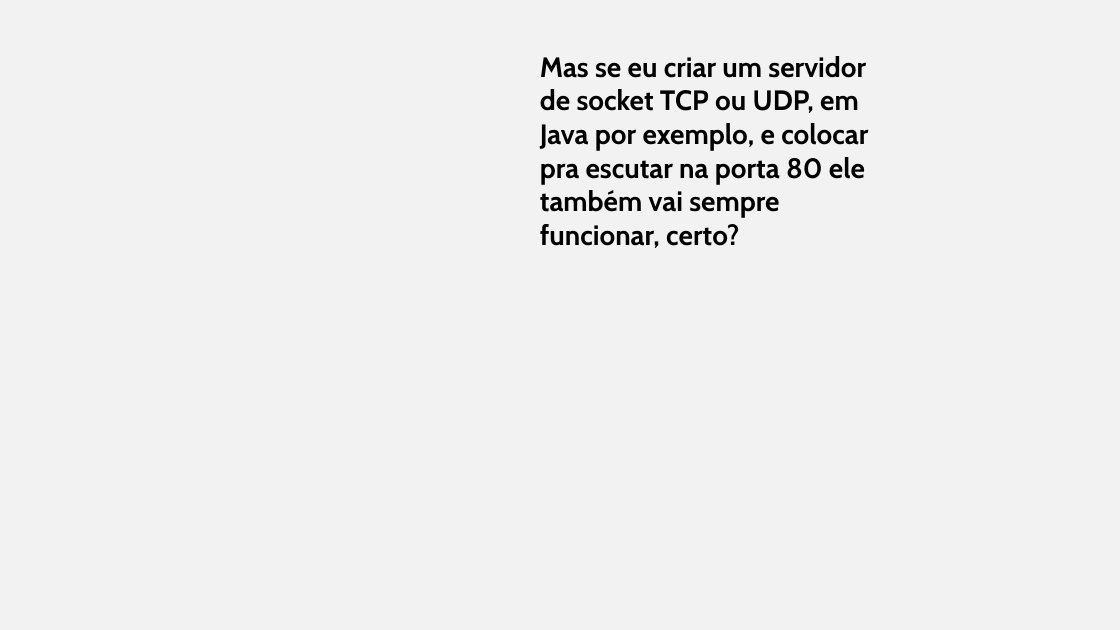
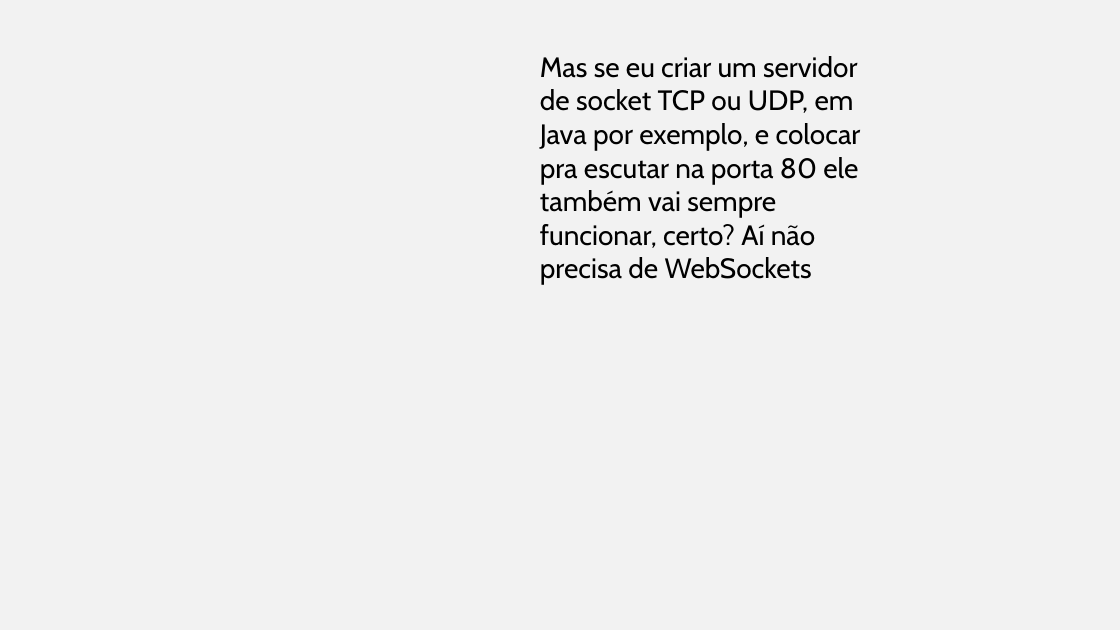
Before and after one commit to manoelcampos/sd-websockets, a slide deck: slide 6 of websocket.pptx (slide 5 before the commit). Drawn at 1120x630 pixels with LibreOffice and Linux fonts; fonts in the diff are those of the drawing; background and template pictures are left out. Boxes give left, top, right and bottom in pixels: in the first picture for what was removed or moved away, otherwise in the second. Text is boxed around its words. In the diff, an @@ line names an element or a change of style, - is before the commit and + after.

Commit message:
Atualiza apresentação websocket

```diff
--- a/websocket.pptx
+++ b/websocket.pptx
@@ text at (x1=540, y1=56, x2=861, y2=285): text changed; bold off @@
-Mas se eu criar um servidor de socket TCP ou UDP, em Java por exemplo, e colocar pra escutar na porta 80 ele também vai sempre funcionar, certo?
+Mas se eu criar um servidor de socket TCP ou UDP, em Java por exemplo, e colocar pra escutar na porta 80 ele também vai sempre funcionar, certo? Aí não precisa de WebSockets
```
